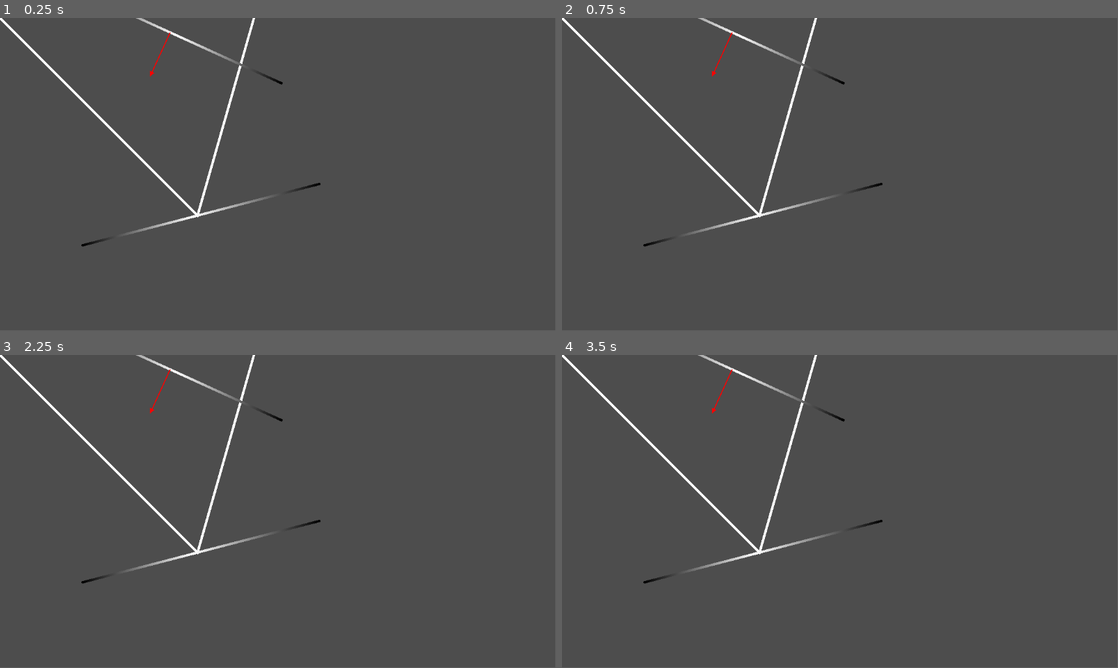
Above: before the commit, frames 1-4 (two rows, left to right).
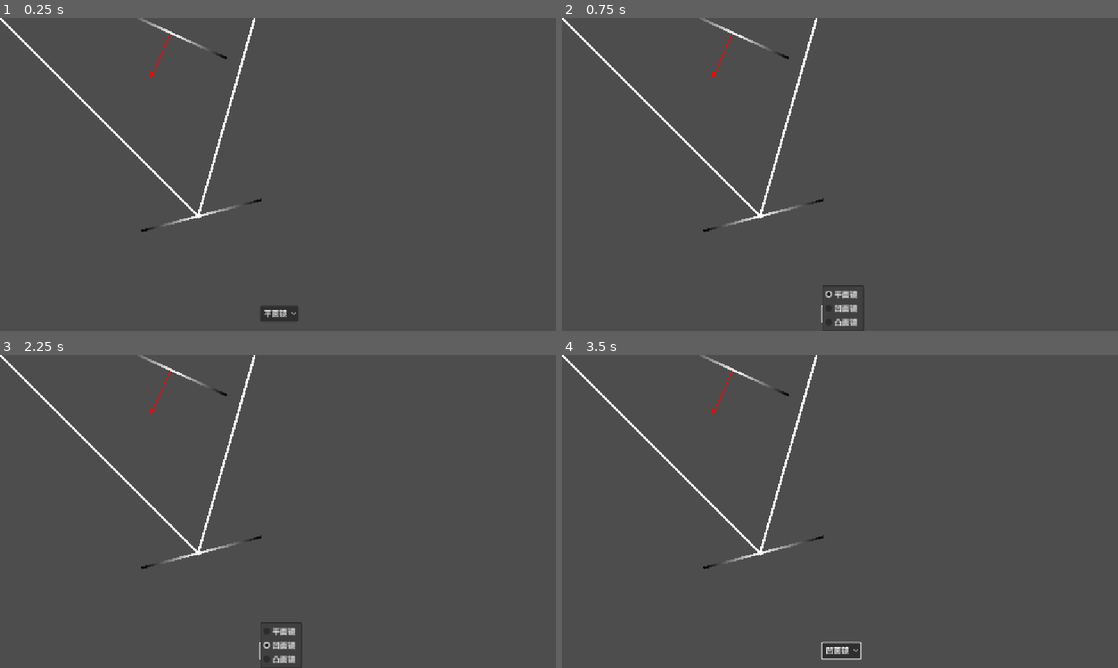
Above: after the commit, the same moments.

Repository: ChickenPige0n/re-flection
Game: Godot game, scene res://scenes/main_game.tscn
The game is run twice, just before and just after one commit, with the same random seed, the same clock (stepped at 60 frames per second) and the same inputs.
Inputs (mouse positions are in pixels of both pictures, inside the frame that each line leads up to):
- Up to frame 1 (0.25 s): no input
- Up to frame 2 (0.75 s): click (840, 312) at 0.5 s, where only the run after the commit has a clickable "平面镜"
- Up to frame 3 (2.25 s): click (278, 649) at 1.25 s, where only the run after the commit has a clickable "平面镜"; click (278, 649) at 2 s, where only the run after the commit has a clickable "凹面镜"
- Up to frame 4 (3.5 s): click (840, 649) at 2.75 s, where only the run after the commit has a clickable "凹面镜"
In our replay, the window is 799x449 before the commit and 800x450 after it. These sizes can differ from the game's own. Grey fills any space a smaller window leaves; there, only what the larger window draws over its background counts as a difference.

The runs differ from the first frame. In frame 1, 1.2% of the frame differs, in the area x 0-58%, y 0-97%; in frame 2, 1.3%; in frame 3, 1.3%; in frame 4, 1.3%, in the area x 0-58%, y 0-98%.

Commit message:
feat: add edit_ui

Diff:
--- a/project.godot
+++ b/project.godot
@@ -15,6 +15,12 @@
 config/features=PackedStringArray("4.4", "Mobile")
 config/icon="res://icon.svg"
 
+[display]
+
+window/size/always_on_top=true
+window/stretch/mode="canvas_items"
+window/stretch/aspect="expand"
+
 [dotnet]
 
 project/assembly_name="Re-flection"
--- /dev/null
+++ b/scenes/edit_ui.tscn
@@ -0,0 +1,36 @@
+[gd_scene format=3 uid="uid://dicdnfr2f5pjf"]
+
+[node name="EditUi" type="Control"]
+layout_mode = 3
+anchors_preset = 15
+anchor_right = 1.0
+anchor_bottom = 1.0
+grow_horizontal = 2
+grow_vertical = 2
+
+[node name="MarginContainer" type="MarginContainer" parent="."]
+layout_mode = 1
+anchors_preset = 15
+anchor_right = 1.0
+anchor_bottom = 1.0
+offset_left = 2.0
+offset_right = 2.0
+grow_horizontal = 2
+grow_vertical = 2
+theme_override_constants/margin_left = 20
+theme_override_constants/margin_top = 20
+theme_override_constants/margin_right = 20
+theme_override_constants/margin_bottom = 20
+
+[node name="OptionButton" type="OptionButton" parent="MarginContainer"]
+layout_mode = 2
+size_flags_horizontal = 4
+size_flags_vertical = 8
+selected = 0
+item_count = 3
+popup/item_0/text = "平面镜"
+popup/item_0/id = 0
+popup/item_1/text = "凹面镜"
+popup/item_1/id = 1
+popup/item_2/text = "凸面镜"
+popup/item_2/id = 2
--- a/scenes/main_game.tscn
+++ b/scenes/main_game.tscn
@@ -1,6 +1,7 @@
-[gd_scene load_steps=5 format=3 uid="uid://c7xvhqovqpoxc"]
+[gd_scene load_steps=6 format=3 uid="uid://c7xvhqovqpoxc"]
 
 [ext_resource type="Script" uid="uid://dqpdk88faq73y" path="res://scripts/light.gd" id="1_72e8q"]
+[ext_resource type="PackedScene" uid="uid://dicdnfr2f5pjf" path="res://scenes/edit_ui.tscn" id="1_d2op2"]
 [ext_resource type="Script" uid="uid://bd23oolcj74gq" path="res://scripts/mirror.gd" id="1_s3esy"]
 
 [sub_resource type="Gradient" id="Gradient_72e8q"]
@@ -9,9 +10,12 @@
 
 [sub_resource type="GradientTexture1D" id="GradientTexture1D_d2op2"]
 gradient = SubResource("Gradient_72e8q")
-width = 512
 
-[node name="Node2D" type="Node2D"]
+[node name="Game" type="Node2D"]
+
+[node name="EditUi" parent="." instance=ExtResource("1_d2op2")]
+offset_right = 1152.0
+offset_bottom = 648.0
 
 [node name="Light" type="Line2D" parent="."]
 width = 5.0
